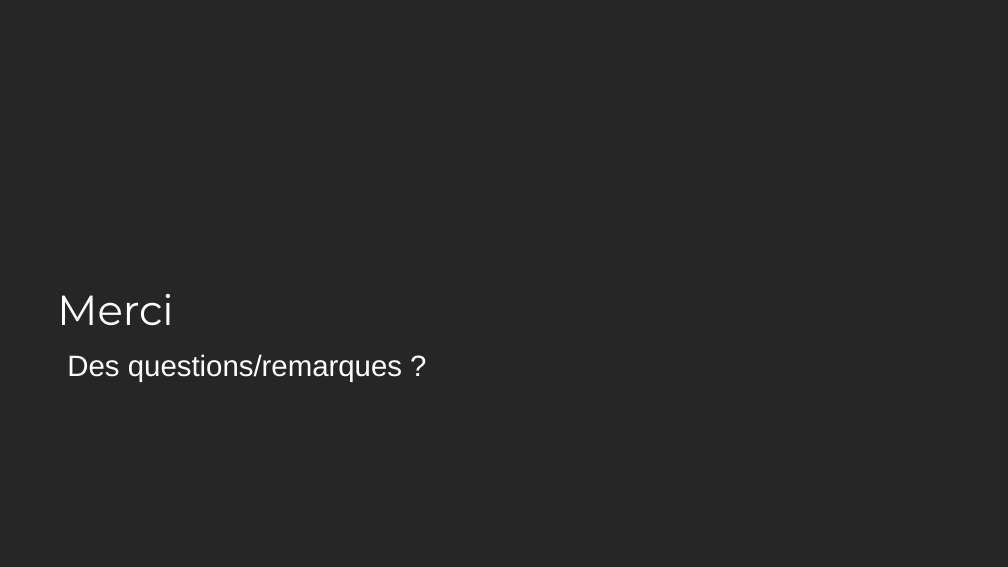
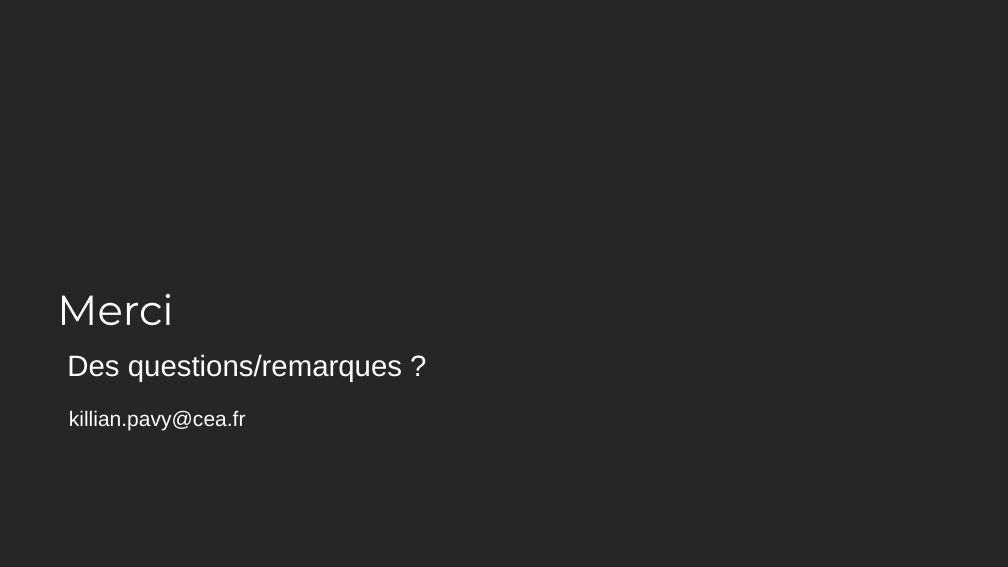
Before and after one commit to Crackvignoule/python-gui-mvc-tutorial, a slide deck: slide 34 of presentation/Atelier Python GUI & MVC.pptx (slide 30 before the commit). Drawn at 1008x567 pixels with LibreOffice and Linux fonts; fonts in the diff are those of the drawing; background and template pictures are left out. Boxes give left, top, right and bottom in pixels: in the first picture for what was removed or moved away, otherwise in the second. Text is boxed around its words. In the diff, an @@ line names an element or a change of style, - is before the commit and + after.

```diff
--- a/presentation/Atelier Python GUI & MVC.pptx
+++ b/presentation/Atelier Python GUI & MVC.pptx
@@ text added at <box>69,410,246,430</box>, 20 pt, text #FFFFFF @@
+killian.pavy@cea.fr
```
Also in this commit, not shown: 6 other slides changed, 4 slides added, 5 other files.
